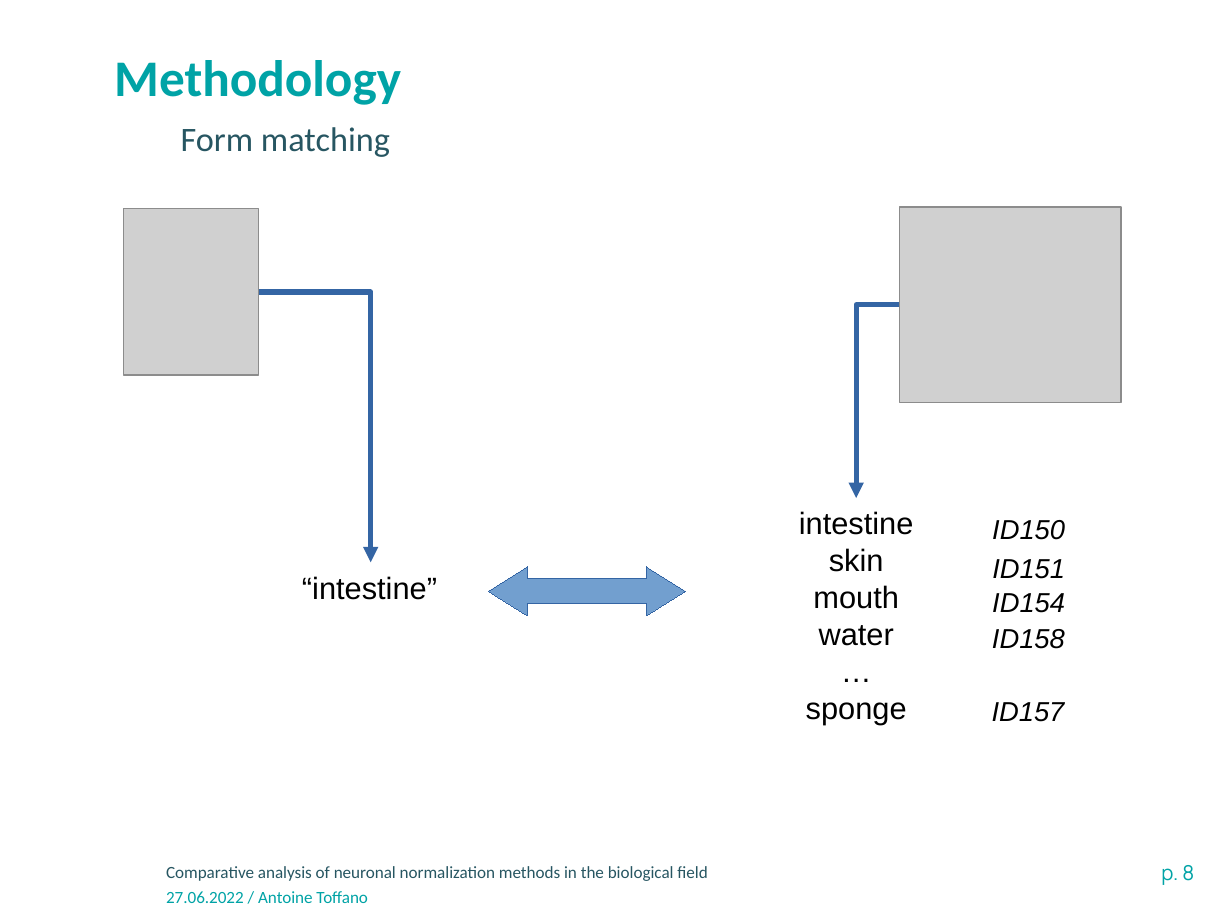
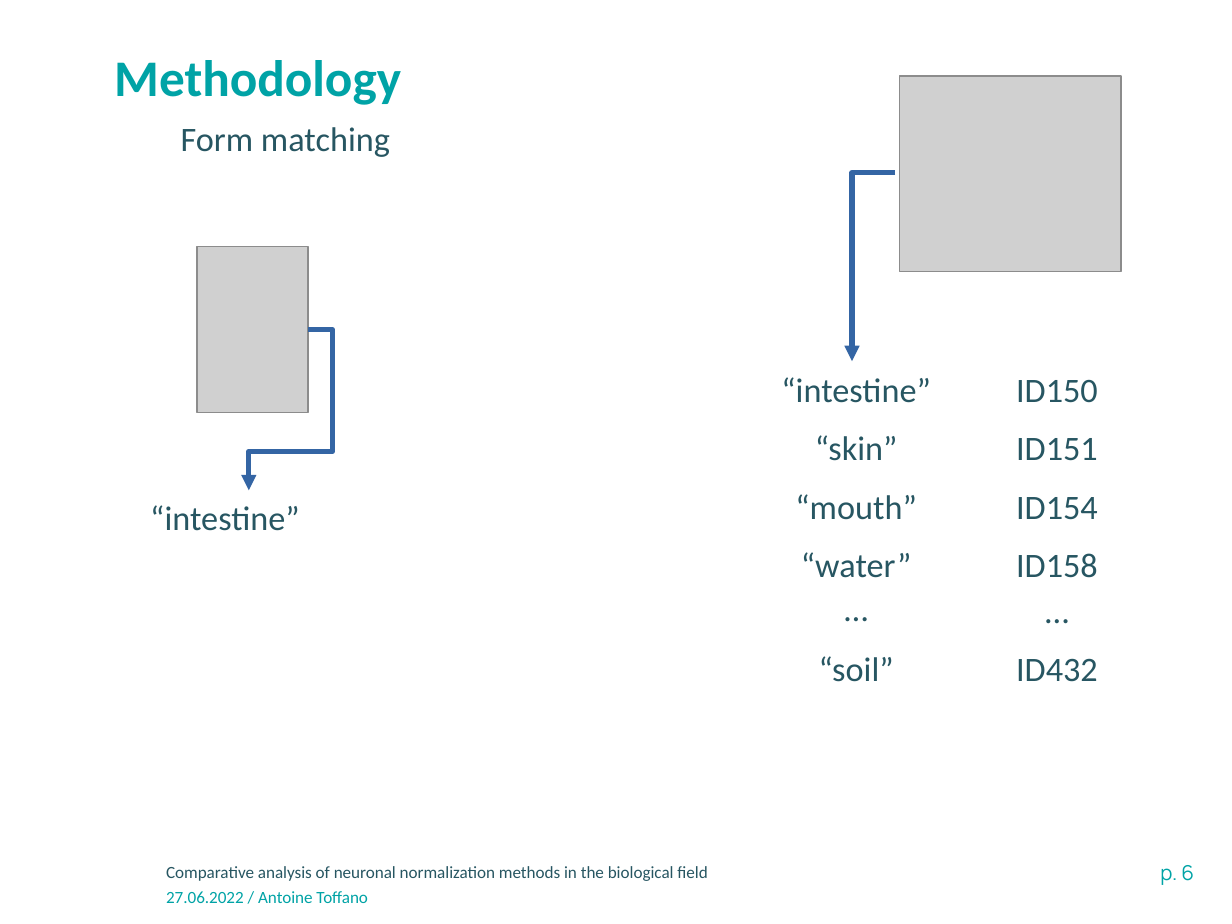
Before and after one commit to atoffano/entity-norm, a slide deck: slide 6 of Presentation-INRAE-format classique.odp (slide 8 before the commit). Drawn at 1232x924 pixels with LibreOffice and Linux fonts; fonts in the diff are those of the drawing; grey boxes stand for pictures; background and template pictures are left out. Boxes give left, top, right and bottom in pixels: in the first picture for what was removed or moved away, otherwise in the second. Text is boxed around its words. In the diff, an @@ line names an element or a change of style, - is before the commit and + after.

```diff
--- a/Presentation-INRAE-format classique.odp
+++ b/Presentation-INRAE-format classique.odp
@@ picture: place and size @@
-picture at bbox=[899, 207, 1121, 402]
+picture at bbox=[899, 76, 1121, 271]
@@ elbow arrow moved from (899, 304) - (856, 498) to (896, 172) - (853, 361) @@
@@ picture: place and size @@
-picture at bbox=[123, 208, 259, 375]
+picture at bbox=[197, 246, 308, 413]
@@ elbow arrow moved from (259, 292) - (371, 562) to (308, 330) - (249, 490) @@
@@ text "“intestine”": place and size @@
-text "“intestine”" at bbox=[799, 511, 914, 725]
+text "“intestine”" at bbox=[781, 377, 931, 682]
@@ text "“intestine”" at bbox=[781, 377, 931, 682]: size 18 to 20 pt, font Arial to Calibri, text colour #000000 to #275662 in "…"; more space between paragraphs @@
@@ text at bbox=[781, 377, 931, 578]: text changed; size 18 to 20 pt; font Arial to Calibri; text colour #000000 to #275662 @@
-intestine
-skin
-mouth
-water
+“intestine”
+“skin”
+“mouth”
+“water”
@@ text added at bbox=[1016, 380, 1098, 682], 20 pt, text #275662 @@
+ID150
+ID151
+ID154
+ID158
+...
+ID432
@@ text "“intestine”": place and size @@
-text "“intestine”" at bbox=[302, 576, 437, 600]
+text "“intestine”" at bbox=[150, 505, 300, 531]
@@ text "“intestine”" at bbox=[150, 505, 300, 531]: size 18 to 20 pt, font Arial to Calibri, text colour #000000 to #275662 @@
@@ text removed at bbox=[992, 520, 1065, 540] @@
-ID150
@@ freeform shape removed at bbox=[488, 567, 685, 616] @@
@@ text removed at bbox=[992, 559, 1065, 579] @@
-ID151
@@ text removed at bbox=[992, 593, 1065, 613] @@
-ID154
@@ text removed at bbox=[992, 629, 1065, 649] @@
-ID158
@@ text at bbox=[819, 656, 894, 682]: text changed; size 18 to 20 pt; font Arial to Calibri; text colour #000000 to #275662 @@
-sponge
+“soil”
@@ text removed at bbox=[992, 702, 1065, 722] @@
-ID157
@@ page number at bbox=[1160, 865, 1194, 885]: text changed @@
-p. 8
+p. 6
```
Also in this commit, not shown: 11 other slides changed, 4 slides added, 2 slides removed, 1 other file.
